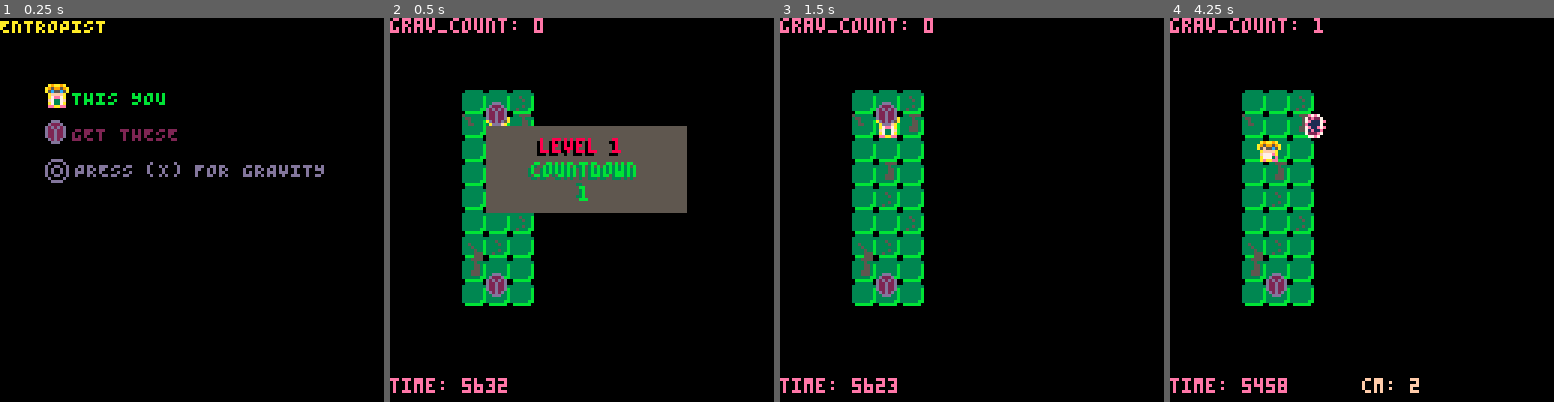
Above: before the commit, frames 1-4 (left to right).
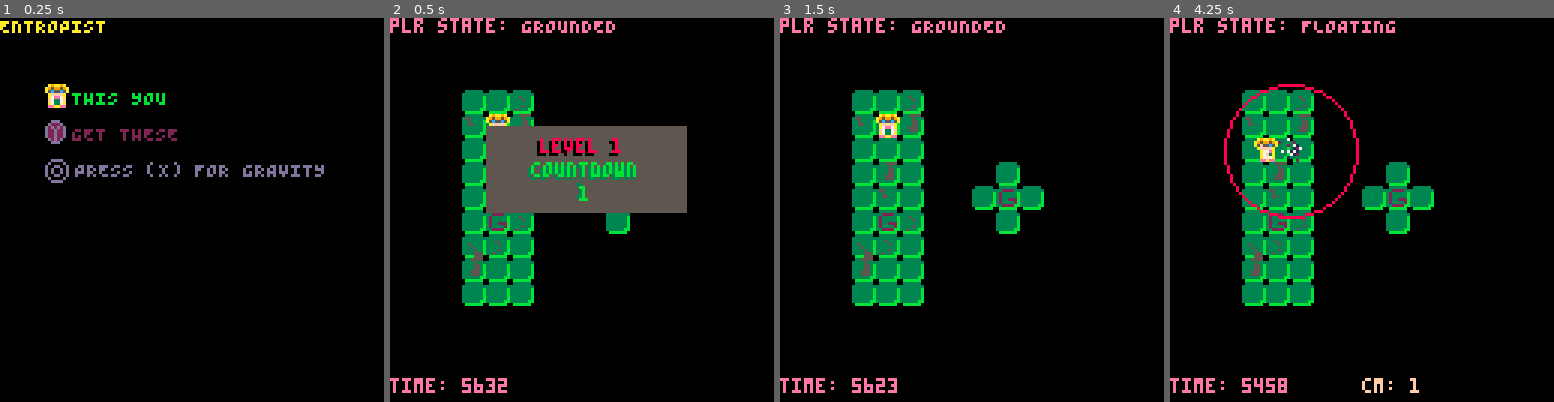
Above: after the commit, the same moments.

Repository: kitasuna/pico8-ttuor
Game: PICO-8 cartridge main.p8
Same seed, same stepped clock (60 frames per second), same inputs: the game is played once before the commit and once after it.
Inputs:
- Up to frame 1 (0.25 s): no input
- Up to frame 2 (0.5 s): tap X (X key) at 0.33 s
- Up to frame 3 (1.5 s): tap O (Z key) at 0.7 s; tap X (X key) at 1.07 s
- Up to frame 4 (4.25 s): hold Right 1.6-2.1 s; tap O (Z key) every 0.4 s from 1.7 to 4.1 s; tap X (X key) at 1.85, 2.97, 4.08 s; hold Up 2.15-2.42 s; hold Right 2.47-3.03 s; hold Left 3.08-3.58 s; hold Down 3.63-3.97 s; hold Right from 4.02 s (still down)

Frame 1 is identical in both runs. In frame 2, 1.8% of the frame differs, in the area x 0-63%, y 0-73%; in frame 3, 3.3%; in frame 4, 4.5%, in the area x 0-69%, y 0-97%.

Commit message:
Add player grounded / floating states

Diff:
--- a/const.lua
+++ b/const.lua
@@ -4,7 +4,6 @@
 BTN_D = 3
 BTN_O = 4
 BTN_X = 5
-
 
 CLR_BLK = 0
 CLR_DBL = 1
--- a/grav.lua
+++ b/grav.lua
@@ -27,7 +27,7 @@
     -- TODO also change sprite here
     for k, g in pairs(gm.gravities) do
       if g == payload.grav then
-        g.grow()
+        -- g.grow()
       end
     end
   end
@@ -35,7 +35,7 @@
   -- String -> { pos_x: Int, pos_y: Int, facing: Int, input_mask: Int }
   gm.handle_button = function(name, payload)
 
-    if (payload.input_mask & (1 << 1)) > 0 and count(gm.gravities) < 1 then
+    if (payload.input_mask & (1 << BTN_O)) > 0 and count(gm.gravities) < 1 then
       local pos_x = payload.pos_x
       local pos_y = payload.pos_y
       if payload.facing == 0 then
@@ -56,10 +56,15 @@
       grav_count += 1
 
       add(gm.gravities, tmp)
-    elseif (payload.input_mask & (1 << 1)) == 0 and count(gm.gravities) > 0 then
+    elseif (payload.input_mask & (1 << BTN_O)) == 0 and count(gm.gravities) > 0 then
       for k, g in pairs(gm.gravities) do
         g.release()
       end
+    end
+
+    if (payload.input_mask & (1 << BTN_X)) > 0 then
+      -- Launch gravity, so eliminate existing gravs?
+      -- Maybe need to work this out in level design first
     end
   end
 
@@ -119,12 +124,7 @@
 
   tmp.draw = function()
     spr(tmp.frames[tmp.frame_index], tmp.pos_x, tmp.pos_y, 1.0, 1.0, tmp.flip_x, tmp.flip_y)
-  end
-
-  tmp.grow = function()
-    tmp.state = "PERSISTENT"
-    tmp.mass += 1
-    tmp.num = 37
+    circ(tmp.pos_x+4, tmp.pos_y+4, 22, CLR_RED)
   end
 
   return tmp
--- a/level.lua
+++ b/level.lua
@@ -10,8 +10,8 @@
         pos_y = 32,
       },
       obstacles = {
-        {pos_x= 32, pos_y = 28},
-        {pos_x= 32, pos_y = 85},
+        -- {pos_x= 32, pos_y = 28},
+        -- {pos_x= 32, pos_y = 85},
       }
     },
   }
--- a/main.p8
+++ b/main.p8
@@ -55,7 +55,7 @@
 game_draw = function()
   cls()
   print("time: "..level.time, 0, 120, 14)
-  print("grav_count: "..grav_count, 0, 0, 14)
+  print("plr state: "..player.state, 0, 0, 14)
   if count(grav_man.gravities) > 0 then
     print("cm: "..grav_man.gravities[1].mass, 64, 120, CLR_PCH)
   end
@@ -76,25 +76,28 @@
 
 game_update = function()
     local input_mask = 0
-    -- UDLROX
     if btn(BTN_U) then
-      input_mask = input_mask | (1 << 5)
+      input_mask = input_mask | (1 << BTN_U)
     end
 
     if btn(BTN_D) then
-      input_mask = input_mask | (1 << 4)
+      input_mask = input_mask | (1 << BTN_D)
     end
 
     if btn(BTN_L) then
-      input_mask = input_mask | (1 << 3)
+      input_mask = input_mask | (1 << BTN_L)
     end
 
     if btn(BTN_R) then
-      input_mask = input_mask | (1 << 2)
+      input_mask = input_mask | (1 << BTN_R)
     end
 
     if btn(BTN_O) then
-      input_mask = input_mask | (1 << 1)
+      input_mask = input_mask | (1 << BTN_O)
+    end
+
+    if btnp(BTN_X) then
+      input_mask = input_mask | (1 << BTN_X)
     end
 
     qm.ae("BUTTON", { pos_x = player.pos_x, pos_y = player.pos_y, input_mask = input_mask,  facing = player.facing })
@@ -320,14 +323,14 @@
 007007000f7337f00a6ee7f00f7337f00f7ee6a000a7f3a00f777ea000a7f3a00a7777f00f7777f00f7777a00f7777f00f7777a0000000000000000000000000
 000000000a7337a00f633ee00a7337a00ee336f000a777a00a7773e000a777a00e7773a00a7777a00ee777f00a7777a00a777ee0000000000000000000000000
 000000000eeaaee00aeaaee00eeaaee00eeaaea000eeaee00aeaaee000eeaee00eeaaea00eeaaee00eeaaea00eeaaee00aeaaee0000000000000000000000000
-00dddd00000555440000000045555000444444440333333053333330033333300333333003355550000000000000000000000000000000000000000000000000
-0d0000d0000555540000000044555000455455453333333335533333333333333333333333335333000000000000000000000000000000000000000000000000
-d00dd00d000554440000000044455000455555553333333b3353333b3335333b3333333b3333553b000000000000000000000000000000000000000000000000
-d0d00d0d000555445555555545555000555555553353333b3355333b3333533b3333333b3333553b000000000000000000000000000000000000000000000000
-d0d00d0d000555545555555545555000555555553335333b3333333b3333333b3333333b3335553b000000000000000000000000000000000000000000000000
-d00dd00d000555445555455544555000000000003333533b3333333b3333533b3333333b3335553b000000000000000000000000000000000000000000000000
-0d0000d0000554445444455544455000000000003333555b333333bb335333bb333333bb333333bb000000000000000000000000000000000000000000000000
-00dddd00000554444444444444455000000000000bbb55500bbbbbb00bbbbbb00bbbbbb00bbbbbb0000000000000000000000000000000000000000000000000
+00dddd00000555440000000045555000444444440333333003333330033333300333333003355550033333300000000000000000000000000000000000000000
+0d0000d0000555540000000044555000455455453333333335533333333333333333333333335333332222330000000000000000000000000000000000000000
+d00dd00d000554440000000044455000455555553333333b3353333b3335333b3333333b3333553b3233333b0000000000000000000000000000000000000000
+d0d00d0d000555445555555545555000555555553353333b3355333b3333533b3333333b3333553b3233333b0000000000000000000000000000000000000000
+d0d00d0d000555545555555545555000555555553335333b3333333b3333333b3333333b3335553b3233222b0000000000000000000000000000000000000000
+d00dd00d000555445555455544555000000000003333533b3333333b3333533b3333333b3335553b3233332b0000000000000000000000000000000000000000
+0d0000d0000554445444455544455000000000003333555b333333bb335333bb333333bb333333bb332222bb0000000000000000000000000000000000000000
+00dddd00000554444444444444455000000000000bbb55500bbbbbb00bbbbbb00bbbbbb00bbbbbb00bbbbbb00000000000000000000000000000000000000000
 00ddd00000ddd0000000000000000000000000000000e0000077770000e7e7000000000000000000000000000000000000000000000000000000000000000000
 0d222d000d222d0000000000000000000000000007777e70072e2270072e22700000000000000000000000000000000000000000000000000000000000000000
 d2d2d2d0d2d2d2d00000000000000000000000007211e127e2e1112707e1117e0000000000000000000000000000000000000000000000000000000000000000
@@ -440,16 +443,16 @@
 00000000000000000000000000000000000000000000000000000000000000000000000000000000000000000000000000000000000000000000000000000000
 03030303030303030303030303030303000000000000000000000000000000000000000000000000000000000000000000000000000000000000000000000000
 __gff__
-0001010101010101010101010100000004020202020202020202000000000000000000000000000000000000000000000000000000000000000000000000000000000000000000000000000000000000000000000000000000000000000000000000000000000000000000000000000000000000000000000000000000000000
+0001010101010101010101010100000004020202020202020202020000000000000000000000000000000000000000000000000000000000000000000000000000000000000000000000000000000000000000000000000000000000000000000000000000000000000000000000000000000000000000000000000000000000
 0000000000000000000000000000000000000000000000000000000000000000000000000000000000000000000000000000000000000000000000000000000000000000000000000000000000000000000000000000000000000000000000000000000000000000000000000000000000000000000000000000000000000000
 __map__
 2222222222000000000000000000000000000000000000000000000000000000000000000000000000000000000000000000000000000000000000000000000000000000000000000000000000000000000000000000000000000000000000000000000000000000000000000000000000000000000000000000000000000000
 2218181722000000000000000000000000000000000000000000000000000000000000000000000000000000000000000000000000000000000000000000000000000000000000000000000000000000000000000000000000000000000000000000000000000000000000000000000000000000000000000000000000000000
 2216181922000000000000000000000000000000000000000000000000000000000000000000000000000000000000000000000000000000000000000000000000000000000000000000000000000000000000000000000000000000000000000000000000000000000000000000000000000000000000000000000000000000
 2218181822000000000000000000000000000000000000000000000000000000000000000000000000000000000000000000000000000000000000000000000000000000000000000000000000000000000000000000000000000000000000000000000000000000000000000000000000000000000000000000000000000000
-2218191822222222000000000000000000000000000000000000000000000000000000000000000000000000000000000000000000000000000000000000000000000000000000000000000000000000000000000000000000000000000000000000000000000000000000000000000000000000000000000000000000000000
-2218171822222222000000000000000000000000000000000000000000000000000000000000000000000000000000000000000000000000000000000000000000000000000000000000000000000000000000000000000000000000000000000000000000000000000000000000000000000000000000000000000000000000
-2218181722222222000000000000000000000000000000000000000000000000000000000000000000000000000000000000000000000000000000000000000000000000000000000000000000000000000000000000000000000000000000000000000000000000000000000000000000000000000000000000000000000000
+2218191822222418000000000000000000000000000000000000000000000000000000000000000000000000000000000000000000000000000000000000000000000000000000000000000000000000000000000000000000000000000000000000000000000000000000000000000000000000000000000000000000000000
+221816182222181a180000000000000000000000000000000000000000000000000000000000000000000000000000000000000000000000000000000000000000000000000000000000000000000000000000000000000000000000000000000000000000000000000000000000000000000000000000000000000000000000
+22181a1722222218000000000000000000000000000000000000000000000000000000000000000000000000000000000000000000000000000000000000000000000000000000000000000000000000000000000000000000000000000000000000000000000000000000000000000000000000000000000000000000000000
 2215171822222222000000000000000000000000000000000000000000000000000000000000000000000000000000000000000000000000000000000000000000000000000000000000000000000000000000000000000000000000000000000000000000000000000000000000000000000000000000000000000000000000
 2219181822002200000000000000000000000000000000000000000000000000000000000000000000000000000000000000000000000000000000000000000000000000000000000000000000000000000000000000000000000000000000000000000000000000000000000000000000000000000000000000000000000000
 2218181822000000000000000000000000000000000000000000000000000000000000000000000000000000000000000000000000000000000000000000000000000000000000000000000000000000000000000000000000000000000000000000000000000000000000000000000000000000000000000000000000000000
--- a/obstacle.lua
+++ b/obstacle.lua
@@ -28,8 +28,8 @@
     -- Find any obs in range
     -- Calculate change in velocity based on distance of obs from payload pos
     for k, obs in pairs(om.obstacles) do
-      local dist_x = obs.pos_x - payload.pos_x
-      local dist_y = obs.pos_y - payload.pos_y
+      local dist_x = obs.pos_x+4 - payload.pos_x
+      local dist_y = obs.pos_y+4 - payload.pos_y
       local dist_x2 = dist_x * dist_x
       local dist_y2 = dist_y * dist_y
       local gdistance = sqrt(dist_x2 + dist_y2)
@@ -72,7 +72,7 @@
     local next_map_x = (next_x) \ 8
     local next_map_y = (next_y) \ 8
 
-    if fget(mget(next_map_x, now_map_y), FLAG_WALL) == true then
+    if fget(mget(next_map_x, now_map_y), FLAG_FLOOR) == false then
       tmp.vel_x = 0
       if tmp.vel_y != 0 then
         tmp.vel_y = tmp.vel_y / 3
--- a/player.lua
+++ b/player.lua
@@ -15,6 +15,7 @@
   local velocity_step_up = 0.2
   local velocity_step_down = 0.2
 
+  player.state = "GROUNDED"
   player.vel_x = 0
   player.vel_y = 0
   player.invincible = false
@@ -42,20 +43,29 @@
 
   player.handle_button = function(name, payload)
     -- Try returning if grav button is being held down
-    if payload.input_mask & (1 << 1) > 0 then
+    if payload.input_mask & (1 << BTN_O) > 0 then
       player.vel_x = 0
       player.vel_y = 0
       return
     end
 
+    if payload.input_mask & (1 << BTN_X) > 0 then
+      if player.state == "FLOATING" then
+        player.state = "GROUNDED"
+      else
+        player.state = "FLOATING"
+      end
+      return
+    end
+
     -- Up
-    if payload.input_mask & (1 << 5) > 0 then
+    if payload.input_mask & (1 << BTN_U) > 0 then
       player.facing = 0
       if abs(player.vel_y) < velocity_max then
         player.vel_y -= velocity_step_up
       end
-    -- Down
-    elseif payload.input_mask & (1 << 4) > 0 then
+      -- Down
+    elseif payload.input_mask & (1 << BTN_D) > 0 then
       player.facing = 2
       if abs(player.vel_y) < velocity_max then
         player.vel_y += velocity_step_up
@@ -69,13 +79,13 @@
     end
 
     -- Left
-    if payload.input_mask & (1 << 3) > 0 then
+    if payload.input_mask & (1 << BTN_L) > 0 then
       player.facing = 3
       if abs(player.vel_x) < velocity_max then
         player.vel_x -= velocity_step_up
       end
-    -- Right
-    elseif payload.input_mask & (1 << 2) > 0 then
+      -- Right
+    elseif payload.input_mask & (1 << BTN_R) > 0 then
       player.facing = 1
       if abs(player.vel_x) < velocity_max  then
         player.vel_x += velocity_step_up
